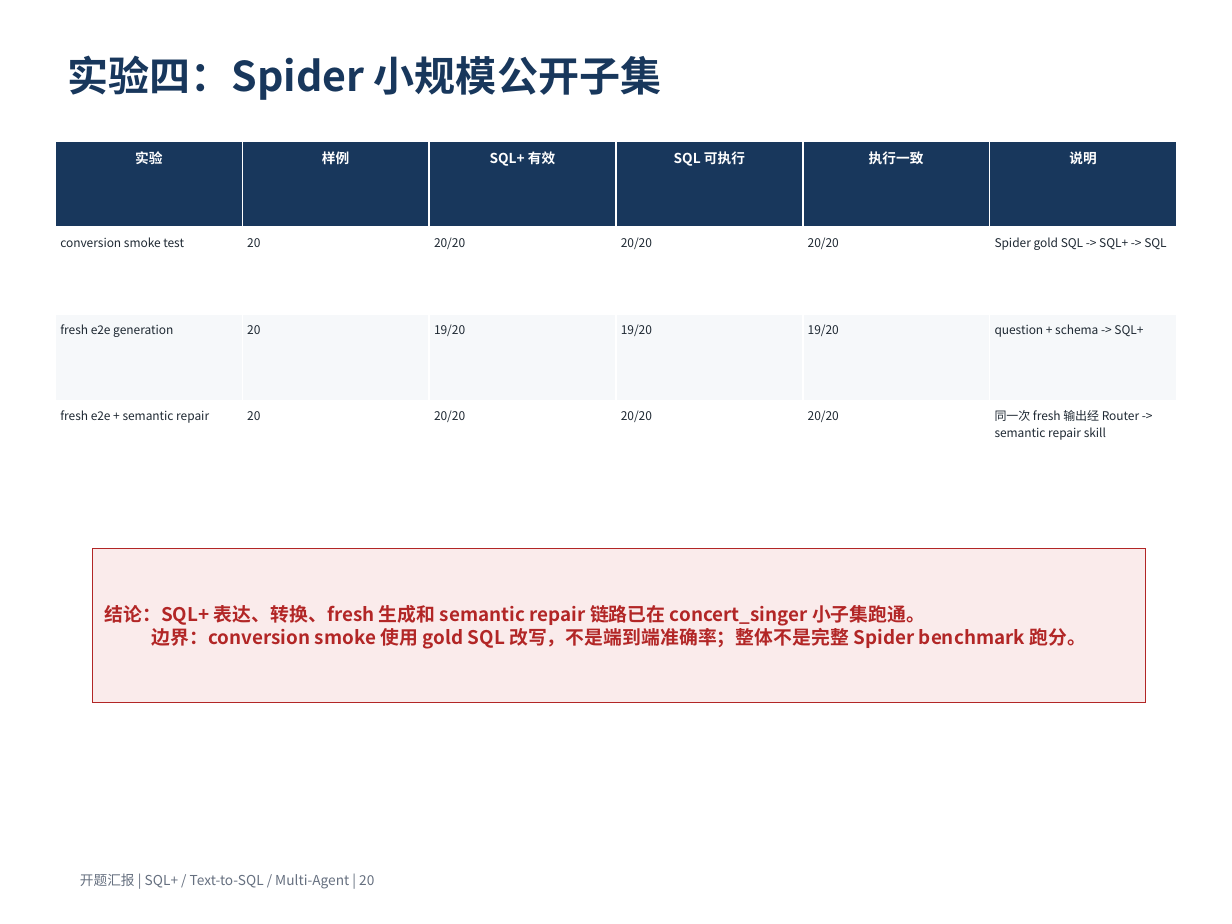
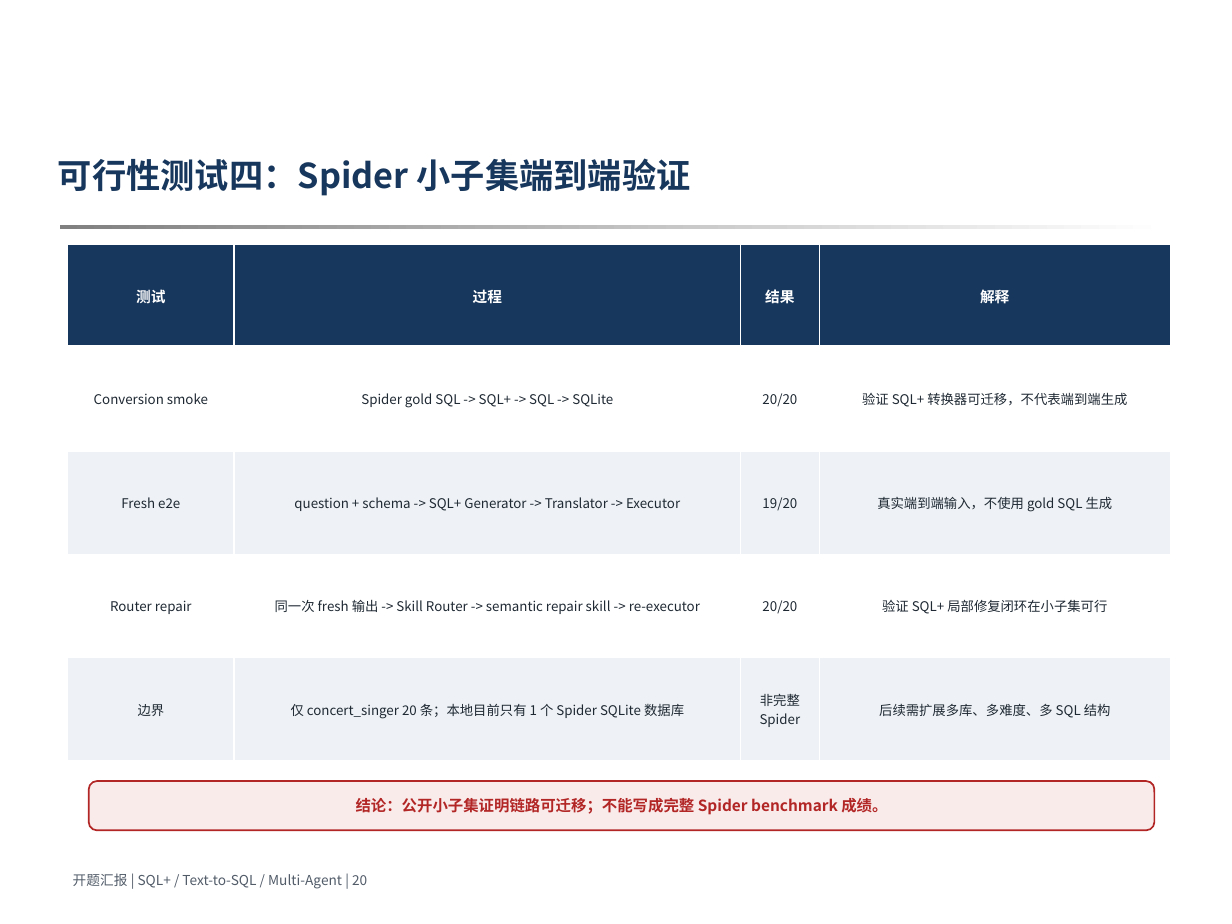
Before and after one commit to 3444374/nl2sql, a slide deck: slide 20 of docs/opening/opening_ppt_template_version_v4.pptx. Drawn at 1232x924 pixels with LibreOffice and Linux fonts; fonts in the diff are those of the drawing; background and template pictures are left out. Boxes give left, top, right and bottom in pixels: in the first picture for what was removed or moved away, otherwise in the second. Text is boxed around its words. In the diff, an @@ line names an element or a change of style, - is before the commit and + after.

```diff
--- a/docs/opening/opening_ppt_template_version_v4.pptx
+++ b/docs/opening/opening_ppt_template_version_v4.pptx
@@ table removed at [55,142,1179,487], 4 rows, 6 columns @@
-实验 | 样例 | SQL+ 有效 | SQL 可执行 | 执行一致 | 说明
-conversion smoke test | 20 | 20/20 | 20/20 | 20/20 | Spider gold SQL -> SQL+ -> SQL
-fresh e2e generation | 20 | 19/20 | 19/20 | 19/20 | question + schema -> SQL+
-fresh e2e + semantic repair | 20 | 20/20 | 20/20 | 20/20 | 同一次 fresh 输出经 Router -> semantic repair skill
@@ text at [58,158,691,196]: text changed; size 24 to 20 pt @@
-实验四：Spider 小规模公开子集
+可行性测试四：Spider 小子集端到端验证
@@ table added at [68,244,1170,761], 5 rows, 4 columns @@
+测试 | 过程 | 结果 | 解释
+Conversion smoke | Spider gold SQL -> SQL+ -> SQL -> SQLite | 20/20 | 验证 SQL+ 转换器可迁移，不代表端到端生成
+Fresh e2e | question + schema -> SQL+ Generator -> Translator -> Executor | 19/20 | 真实端到端输入，不使用 gold SQL 生成
+Router repair | 同一次 fresh 输出 -> Skill Router -> semantic repair skill -> re-executor | 20/20 | 验证 SQL+ 局部修复闭环在小子集可行
+边界 | 仅 concert_singer 20 条；本地目前只有 1 个 Spider SQLite 数据库 | 非完整 Spider | 后续需扩展多库、多难度、多 SQL 结构
@@ rectangle removed at [92,548,1146,702] @@
-结论：SQL+ 表达、转换、fresh 生成和 semantic repair 链路已在 concert_singer 小子集跑通。
-边界：conversion smoke 使用 gold SQL 改写，不是端到端准确率；整体不是完整 Spider benchmark 跑分。
@@ rounded rectangle added at [89,781,1154,830], fill #FAEBEB, outline #B22626 1 pt, 9 pt, text #B22626, bold @@
+结论：公开小子集证明链路可迁移；不能写成完整 Spider benchmark 成绩。
@@ text "开题汇报 | SQL+ / Text-to-SQL ..." at [73,873,367,889]: text colour #667080 to #525C69 @@
```
Also in this commit, not shown: 20 other slides changed, 4 slides added, 4 slides removed, 36 other files.
